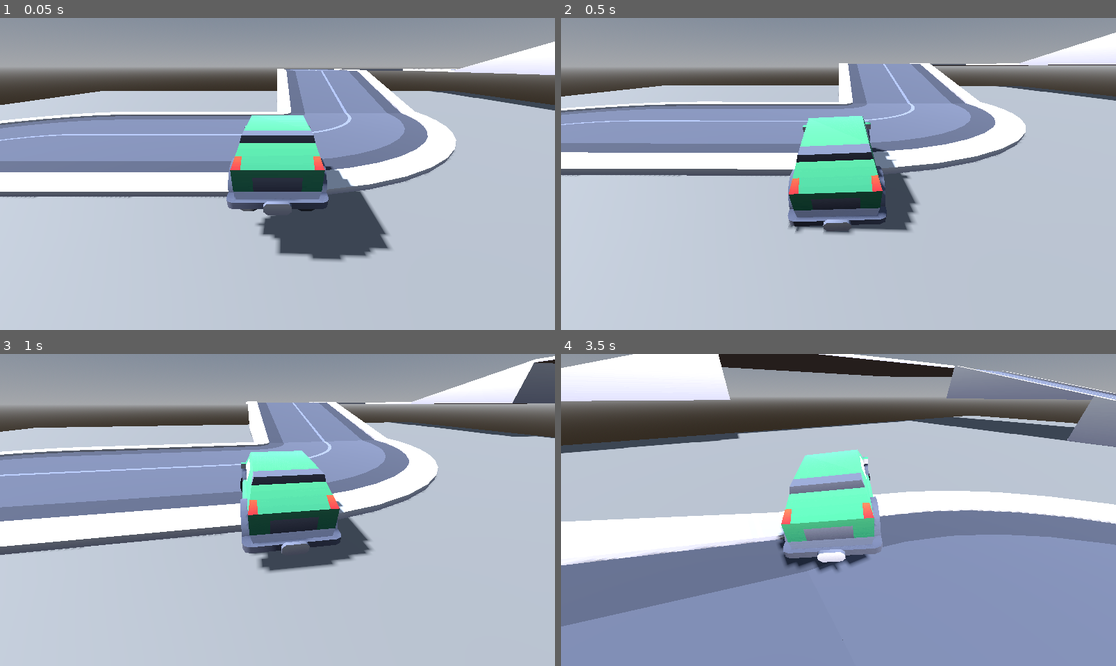
Above: before the commit, frames 1-4 (two rows, left to right).
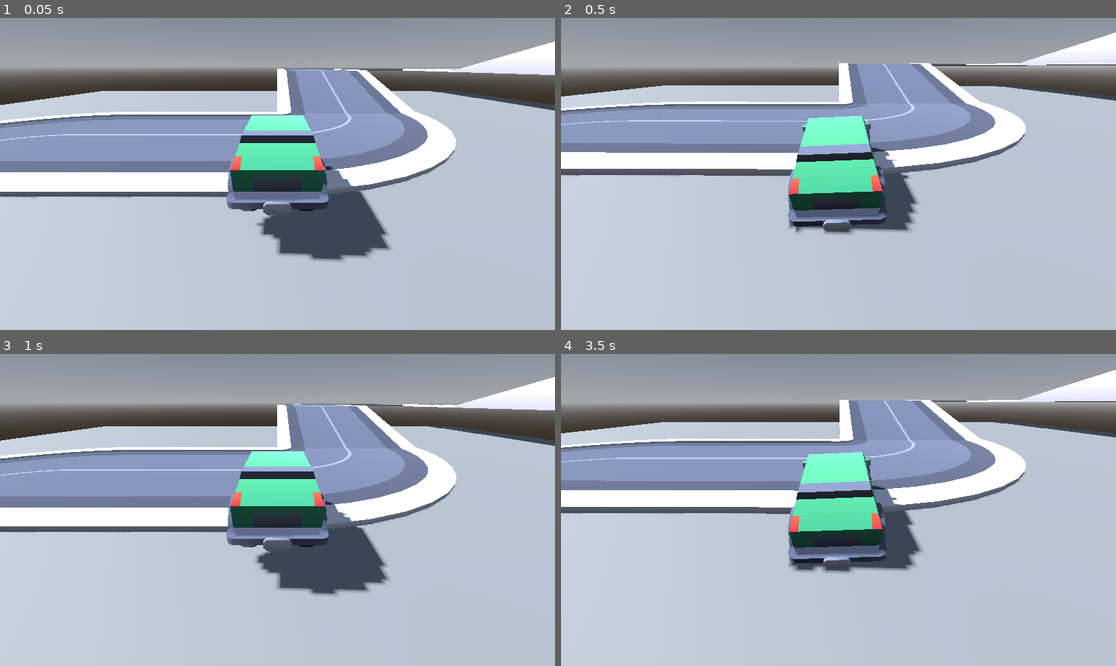
Above: after the commit, the same moments.

Repository: avi-0/godot-racing-game
Game: Godot game, scene res://game.tscn
Same seed, same stepped clock (60 frames per second), same inputs: the game is played once before the commit and once after it.
Inputs (mouse positions are in pixels of both pictures, inside the frame that each line leads up to):
- Up to frame 1 (0.05 s): no input
- Up to frame 2 (0.5 s): no input
- Up to frame 3 (1 s): tap Enter at 0.5 s; move the mouse to (305, 510) at 0.52 s; hold D (steer_right) from 0.53 s (still down); hold W (throttle) from 0.53 s (still down); tap R at 0.8 s
- Up to frame 4 (3.5 s): move the mouse to (810, 510) at 1.27 s; release D (steer_right) at 1.28 s; release W (throttle) at 1.28 s; hold S (brake) 1.28-2.03 s; tap R at 1.35, 2.3, 2.85 s; tap W (throttle) at 1.55, 3.05 s; move the mouse to (849, 503) at 2.02 s; hold W (throttle) 2.03-2.78 s; hold D (steer_right) from 2.03 s (still down); move the mouse to (832, 516) at 2.77 s

Frame 1 is identical in both runs. In frame 2, 0.1% of the frame differs, in the area x 0-100%, y 4-69%; in frame 3, 19%; in frame 4, 85%, in the area x 0-100%, y 0-100%.

Commit message:
makin it better hopefully

Diff:
--- a/car.gd
+++ b/car.gd
@@ -2,15 +2,28 @@
 
 const MOUSE_SENS = 1.0
 const ENGINE_FORCE = 120.0
-const BRAKE_FORCE = 0.1
+const DRIFT_BONUS = 1.0
+const BRAKE_FORCE = 0.5
 const BRAKE_FW_SLIP = 0.85
-const BRAKE_RW_SLIP = 0.6
-const NORMAL_SLIP = 0.92
+const BRAKE_RW_SLIP = 0.5
+const NORMAL_SLIP = 0.96
 const NORMAL_RW_SLIP = 0.90
 const STEERING_MAX = 30.0
 const STEERING_SPEED = 200.0
+const FRICTION_ADJ_SPEED = 10.0
+
+@onready var wheel_fl: VehicleWheel3D = %wheel_fl
+@onready var wheel_fr: VehicleWheel3D = %wheel_fr
+@onready var wheel_bl: VehicleWheel3D = %wheel_bl
+@onready var wheel_br: VehicleWheel3D = %wheel_br
+
+@export var speed_to_pitch_curve: Curve
+@export var speed_to_steering_curve: Curve
+@export var skid_to_friction_curve: Curve
+const PITCH_MAX_SPEED = 500
 
 var mouse_sensitivity: float
+var wheel_target_friction: Dictionary[VehicleWheel3D, float]
 
 func _ready():
 	Input.mouse_mode = Input.MOUSE_MODE_CAPTURED
@@ -27,6 +40,8 @@
 				Input.mouse_mode = Input.MOUSE_MODE_VISIBLE
 			else:
 				Input.mouse_mode = Input.MOUSE_MODE_CAPTURED
+		elif event.physical_keycode == KEY_R:
+			get_tree().reload_current_scene()
 
 	if event is InputEventMouseMotion and Input.mouse_mode == Input.MOUSE_MODE_CAPTURED:
 		var delta = event.relative
@@ -35,25 +50,78 @@
 
 func _physics_process(delta: float):
 	engine_force = 0
+	var engine_sound_target: float = 0.5
 	if Input.is_action_pressed("throttle"):
 		engine_force = ENGINE_FORCE
+		engine_sound_target = 1.0
+	%EngineSound.volume_linear = move_toward(%EngineSound.volume_linear, engine_sound_target, 2 * delta)
 
-	%wheel_fl.wheel_friction_slip = NORMAL_SLIP
-	%wheel_fr.wheel_friction_slip = NORMAL_SLIP
-	%wheel_bl.wheel_friction_slip = NORMAL_RW_SLIP
-	%wheel_br.wheel_friction_slip = NORMAL_RW_SLIP
+	var speediness = get_speediness()
+	%EngineSound.pitch_scale = speed_to_pitch_curve.sample(speediness)
+
+	wheel_target_friction[wheel_fl] = NORMAL_SLIP
+	wheel_target_friction[wheel_fr] = NORMAL_SLIP
+	wheel_target_friction[wheel_bl] = NORMAL_RW_SLIP
+	wheel_target_friction[wheel_br] = NORMAL_RW_SLIP
 	brake = 0
 	if Input.is_action_pressed("brake"):
-		brake = BRAKE_FORCE
-		%wheel_fl.wheel_friction_slip = BRAKE_FW_SLIP
-		%wheel_fr.wheel_friction_slip = BRAKE_FW_SLIP
-		%wheel_bl.wheel_friction_slip = BRAKE_RW_SLIP
-		%wheel_br.wheel_friction_slip = BRAKE_RW_SLIP
+		var apply_slip := false
+		if not Input.is_action_pressed("throttle"):
+			if get_rpm() > 10:
+				brake = BRAKE_FORCE
+				apply_slip = true
+			else:
+				engine_force = -ENGINE_FORCE
+		else:
+			engine_force *= DRIFT_BONUS
+			apply_slip = true
+
+		if apply_slip:
+			wheel_target_friction[wheel_fl] = BRAKE_FW_SLIP
+			wheel_target_friction[wheel_fr] = BRAKE_FW_SLIP
+			wheel_target_friction[wheel_bl] = BRAKE_RW_SLIP
+			wheel_target_friction[wheel_br] = BRAKE_RW_SLIP
 
 	var target_steering = 0
 	if Input.is_action_pressed("steer_left"):
-		target_steering += STEERING_MAX
+		target_steering += 1
 	if Input.is_action_pressed("steer_right"):
-		target_steering -= STEERING_MAX
-	target_steering = deg_to_rad(target_steering)
+		target_steering -= 1
+	target_steering *= deg_to_rad(speed_to_steering_curve.sample(speediness))
 	steering = move_toward(steering, target_steering, deg_to_rad(STEERING_SPEED) * delta)
+
+	update_wheel(wheel_fl, delta)
+	update_wheel(wheel_fr, delta)
+	update_wheel(wheel_bl, delta)
+	update_wheel(wheel_br, delta)
+
+	#print("%f %f %f %f" % [
+		#%wheel_fl.wheel_friction_slip,
+		#%wheel_fr.wheel_friction_slip,
+		#%wheel_bl.wheel_friction_slip,
+		#%wheel_br.wheel_friction_slip])
+
+func _integrate_forces(state: PhysicsDirectBodyState3D) -> void:
+	var max_angular_speed = 2.0
+	if state.angular_velocity.length() > max_angular_speed:
+		state.angular_velocity = state.angular_velocity.normalized() * max_angular_speed
+		print("limiting angular velocity")
+
+func get_rpm() -> float:
+	var speed_left: float = wheel_bl.get_rpm()
+	var speed_right: float = wheel_br.get_rpm()
+	return (speed_left + speed_right) / 2
+
+func get_speediness() -> float:
+	var rpm = get_rpm()
+	rpm /= PITCH_MAX_SPEED
+	return clamp(rpm, 0, 1)
+
+func update_wheel(wheel: VehicleWheel3D, delta: float):
+	var target := wheel_target_friction[wheel]
+	if not wheel.is_in_contact():
+		target = 0
+
+	wheel.wheel_friction_slip = target
+	#wheel.wheel_friction_slip = move_toward(wheel.wheel_friction_slip, target, FRICTION_ADJ_SPEED * delta)
+	#wheel.wheel_friction_slip = target * skid_to_friction_curve.sample(wheel.get_skidinfo())
--- a/car.tscn
+++ b/car.tscn
@@ -1,16 +1,40 @@
-[gd_scene load_steps=4 format=3 uid="uid://cfbi3d3xbwk0g"]
+[gd_scene load_steps=9 format=3 uid="uid://cfbi3d3xbwk0g"]
 
 [ext_resource type="PackedScene" uid="uid://b77pygol30lhj" path="res://assets/carkit/hatchback-sports.glb" id="1_7822p"]
 [ext_resource type="Script" uid="uid://bt503sudnasge" path="res://car.gd" id="1_uoj53"]
+[ext_resource type="AudioStream" uid="uid://ek2xywx065l" path="res://assets/carsfx.wav" id="3_k61xc"]
+
+[sub_resource type="PhysicsMaterial" id="PhysicsMaterial_k61xc"]
+friction = 0.5
+bounce = 0.5
+
+[sub_resource type="Curve" id="Curve_k61xc"]
+_limits = [0.0, 2.0, 0.0, 1.0]
+_data = [Vector2(0, 0.49605608), 0.0, -0.0899045, 0, 0, Vector2(1, 2), 3.0259128, 0.0, 0, 0]
+point_count = 2
+
+[sub_resource type="Curve" id="Curve_06lh1"]
+_limits = [40.0, 60.0, 0.0, 1.0]
+_data = [Vector2(0, 60), 0.0, -49.447754, 0, 0, Vector2(1, 40), 0.34576532, 0.0, 0, 0]
+point_count = 2
+
+[sub_resource type="Curve" id="Curve_td361"]
+_data = [Vector2(0, 0.50438213), 0.0, 1.4216261, 0, 0, Vector2(0.5046083, 1), 0.0, 0.0, 0, 0, Vector2(1, 1), 0.0, 0.0, 0, 0]
+point_count = 3
 
 [sub_resource type="ConvexPolygonShape3D" id="ConvexPolygonShape3D_7822p"]
 points = PackedVector3Array(0.65, 0.249961, 1.27491, 0.620605, 0.249961, 1.34549, 0.65, 0.0499364, 1.27491, 0.65, 0.425 …(1926 unchanged characters)…
 
 [node name="car" type="VehicleBody3D"]
+physics_material_override = SubResource("PhysicsMaterial_k61xc")
 center_of_mass_mode = 1
 center_of_mass = Vector3(0, 0.15, -0.2)
 continuous_cd = true
+angular_damp = 0.1
 script = ExtResource("1_uoj53")
+speed_to_pitch_curve = SubResource("Curve_k61xc")
+speed_to_steering_curve = SubResource("Curve_06lh1")
+skid_to_friction_curve = SubResource("Curve_td361")
 
 [node name="CollisionShape3D" type="CollisionShape3D" parent="."]
 transform = Transform3D(1, 0, 0, 0, 1, 0, 0, 0, 1, 0, 0.140863, -0.0268662)
@@ -24,6 +48,7 @@
 wheel_radius = 0.35
 wheel_friction_slip = 1.0
 suspension_stiffness = 40.0
+suspension_max_force = 40000.0
 damping_compression = 0.955
 damping_relaxation = 0.925
 
@@ -39,6 +64,7 @@
 wheel_radius = 0.35
 wheel_friction_slip = 1.0
 suspension_stiffness = 40.0
+suspension_max_force = 40000.0
 damping_compression = 0.955
 damping_relaxation = 0.925
 
@@ -49,12 +75,12 @@
 [node name="wheel_fl" type="VehicleWheel3D" parent="."]
 unique_name_in_owner = true
 transform = Transform3D(1, 0, 0, 0, 1, 0, 0, 0, 1, 0.414612, 0.299547, 0.810471)
-steering = 0.478744
 use_as_steering = true
 wheel_roll_influence = 1.0
 wheel_radius = 0.35
 wheel_friction_slip = 1.0
 suspension_stiffness = 40.0
+suspension_max_force = 40000.0
 damping_compression = 0.955
 damping_relaxation = 0.925
 
@@ -70,6 +96,7 @@
 wheel_radius = 0.35
 wheel_friction_slip = 1.0
 suspension_stiffness = 40.0
+suspension_max_force = 40000.0
 damping_compression = 0.955
 damping_relaxation = 0.925
 
@@ -112,4 +139,11 @@
 current = true
 fov = 80.0
 
+[node name="EngineSound" type="AudioStreamPlayer3D" parent="."]
+unique_name_in_owner = true
+stream = ExtResource("3_k61xc")
+autoplay = true
+attenuation_filter_cutoff_hz = 20500.0
+doppler_tracking = 2
+
 [editable path="hatchback-sports"]
--- /dev/null
+++ b/default_bus_layout.tres
@@ -0,0 +1,4 @@
+[gd_resource type="AudioBusLayout" format=3 uid="uid://dpkbjin5lqr05"]
+
+[resource]
+bus/0/volume_db = -30.146484
Not shown, added: assets/carsfx.wav.import
Not shown, added: assets/carsfx.wav
